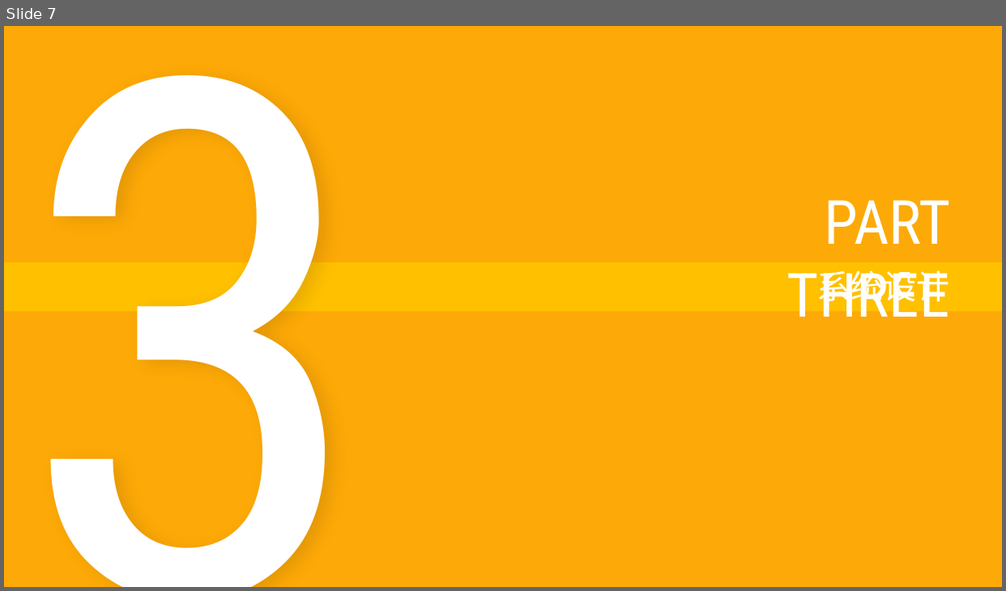
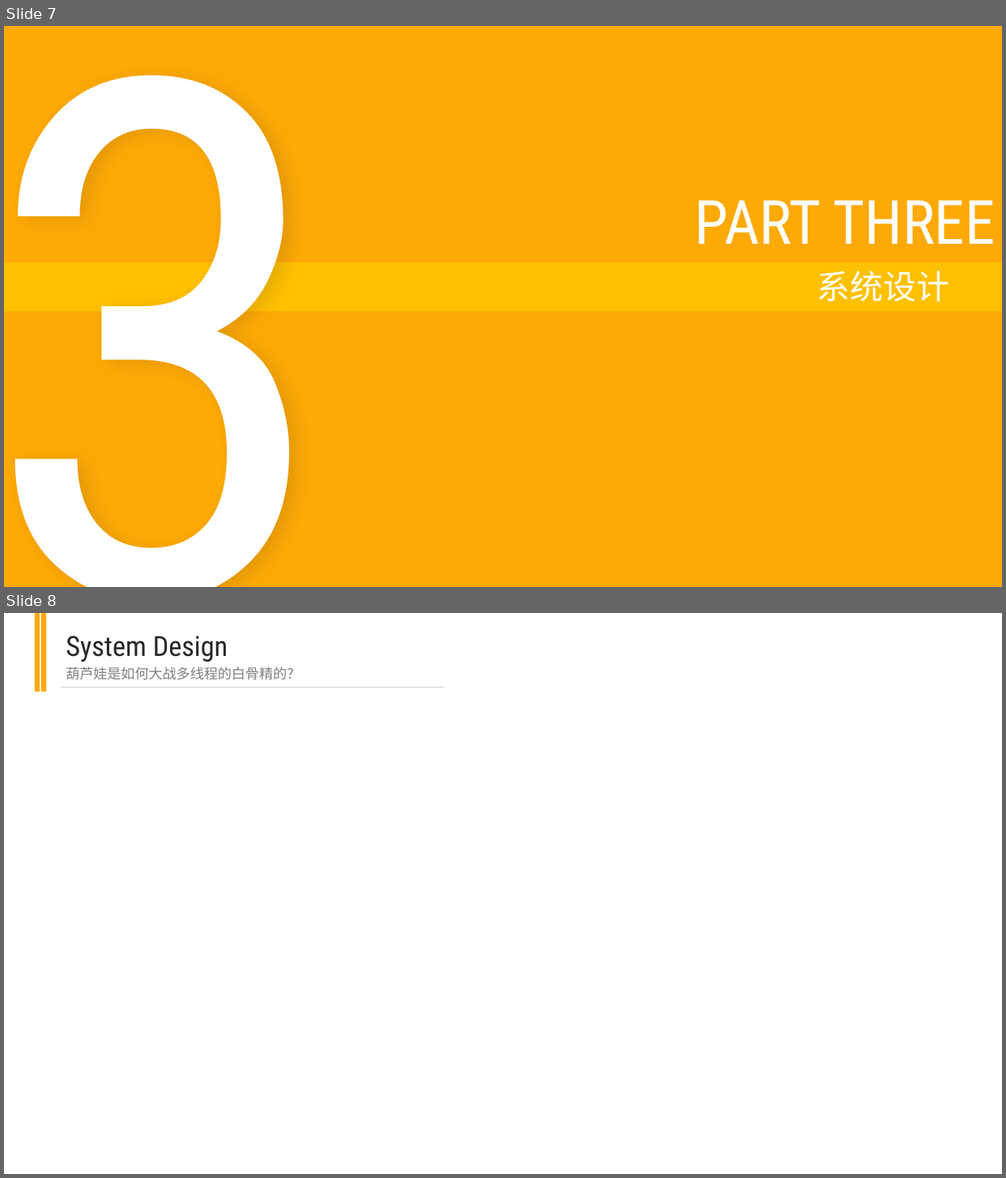
Before and after one commit to Novemser/calabashbrothersfight, a slide deck: presentation.pptx. Shown one above the other, each under a label of ours: slide 7 before the commit, slides 7 and 8 after it. The pictures are 1006x591 and 1006x1178 pixels, drawn with LibreOffice and Linux fonts; fonts in the diff are those of the drawing; background and template pictures are left out. Boxes give left, top, right and bottom in pixels: in the first picture for what was removed or moved away, otherwise in the second. Text is boxed around its words. In the diff, an @@ line names an element or a change of style, - is before the commit and + after.

```diff
--- a/presentation.pptx
+++ b/presentation.pptx
@@ slide 8 added at (x1=4, y1=613, x2=1002, y2=1174), background picture (left out) @@
@@ rectangle added at (x1=35, y1=613, x2=40, y2=692), fill #FDA907 @@
@@ rectangle added at (x1=41, y1=613, x2=46, y2=692), fill #FDA907 @@
@@ text added at (x1=66, y1=636, x2=228, y2=662), 20 pt, text #262626 @@
+System Design
@@ text added at (x1=66, y1=666, x2=300, y2=680), 10 pt, text #808080 @@
+葫芦娃是如何大战多线程的白骨精的？
@@ line added from (61, 688) to (444, 688), #D9D9D9 0.75 pt @@
@@ slide 7 changed as well @@
@@ text "3" rewrapped from (x1=7, y1=26, x2=413, y2=587) to (x1=4, y1=26, x2=449, y2=587) @@
@@ text "PART THREE" rewrapped from (x1=787, y1=200, x2=951, y2=317) to (x1=695, y1=200, x2=995, y2=244) @@
@@ text "系统设计" rewrapped from (x1=816, y1=271, x2=949, y2=308) to (x1=816, y1=271, x2=949, y2=302) @@
```
Also in this commit, not shown: 8 other slides changed, 1 other slide added, 4 slides removed, 1 other file.
